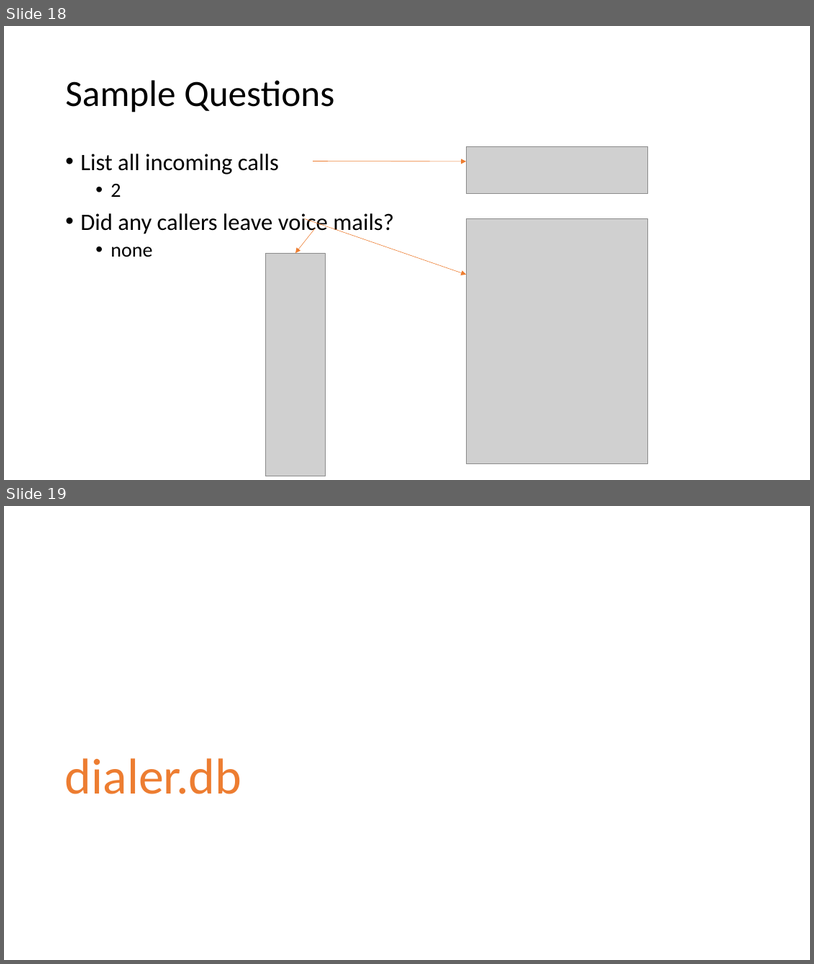
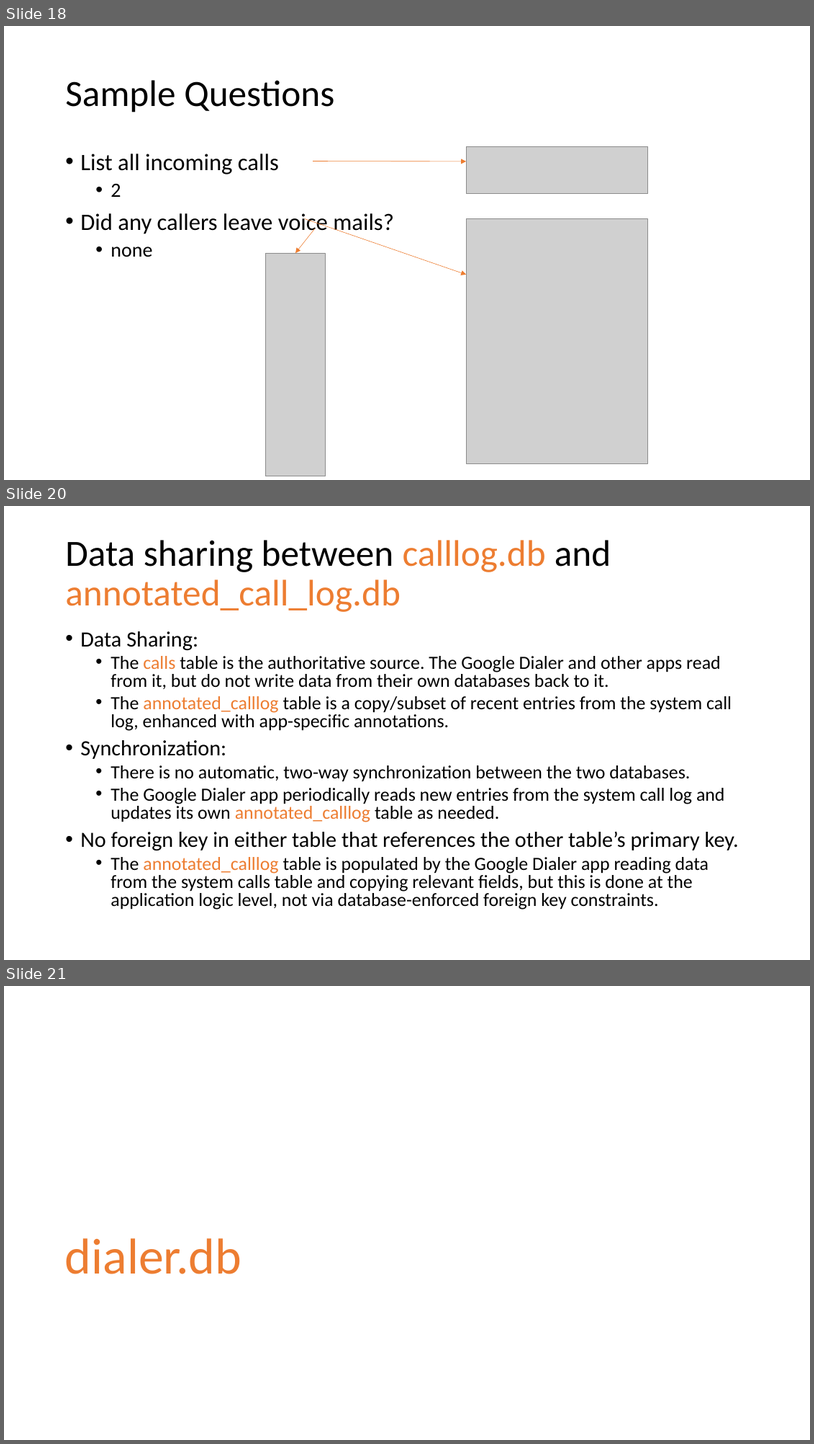
Before and after one commit to frankwxu/digital-forensics-lab, a slide deck: Android10/5_2_2_GMS_App_Investigations_Dialer.pptx. Shown one above the other, each under a label of ours: slides 18 and 19 before the commit, slides 18, 20 and 21 after it; the slides between them are not shown. The pictures are 814x964 and 814x1444 pixels, drawn with LibreOffice and Linux fonts; fonts in the diff are those of the drawing; grey boxes stand for pictures; background and template pictures are left out. Boxes give left, top, right and bottom in pixels: in the first picture for what was removed or moved away, otherwise in the second. Text is boxed around its words. In the diff, an @@ line names an element or a change of style, - is before the commit and + after.

Commit message:
Add slides to GMS DIaler

```diff
--- a/Android10/5_2_2_GMS_App_Investigations_Dialer.pptx
+++ b/Android10/5_2_2_GMS_App_Investigations_Dialer.pptx
@@ slide 20 added at (x1=4, y1=506, x2=810, y2=960), background #FFFFFF @@
@@ title added at (x1=65, y1=540, x2=611, y2=612), 44 pt, text #ED7D31 @@
+Data sharing between calllog.db and annotated_call_log.db
@@ text added at (x1=80, y1=631, x2=739, y2=909), 22.2 pt, text #000000 @@
+• Data Sharing:
+  • The calls table is the authoritative source. The Google Dialer and other apps read from it, but do not write data from their own databases back to it.
+  • The annotated_calllog table is a copy/subset of recent entries from the system call log, enhanced with app-specific annotations.
+• Synchronization:
+  • There is no automatic, two-way synchronization between the two databases.
+  • The Google Dialer app periodically reads new entries from the system call log and updates its own annotated_calllog table as needed.
+• No foreign key in either table that references the other table’s primary key.
+  • The annotated_calllog table is populated by the Google Dialer app reading data from the system calls table and copying relevant fields, but this is done at the application logic level, not via database-enforced foreign key constraints.
@@ what was slide 19 is now slide 21 @@
```
Also in this commit, not shown: 2 slides changed, 3 other slides added.
